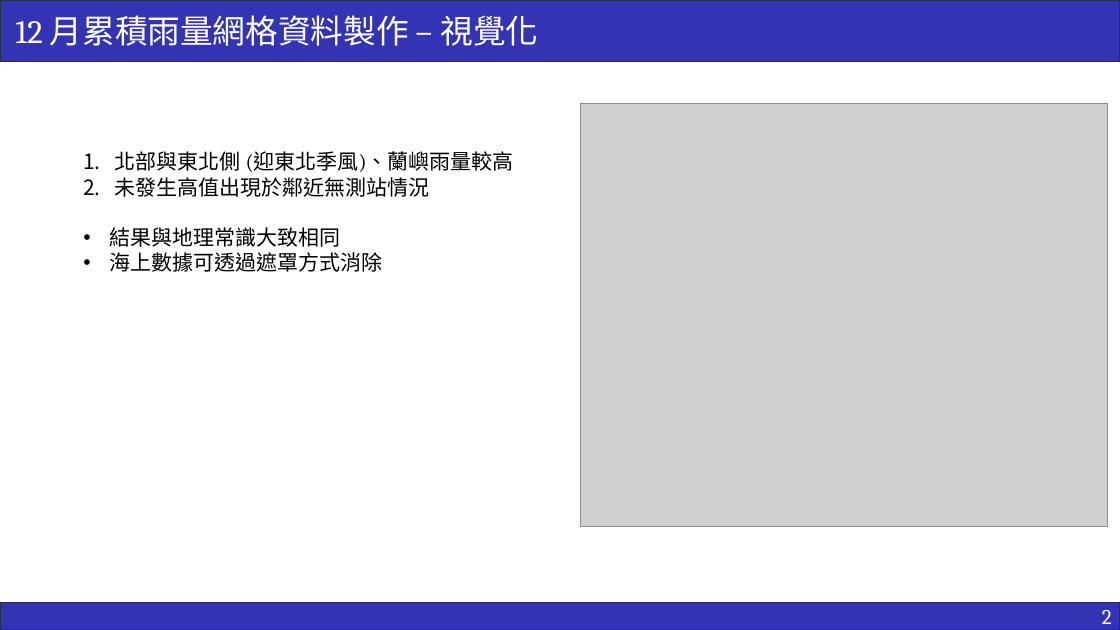
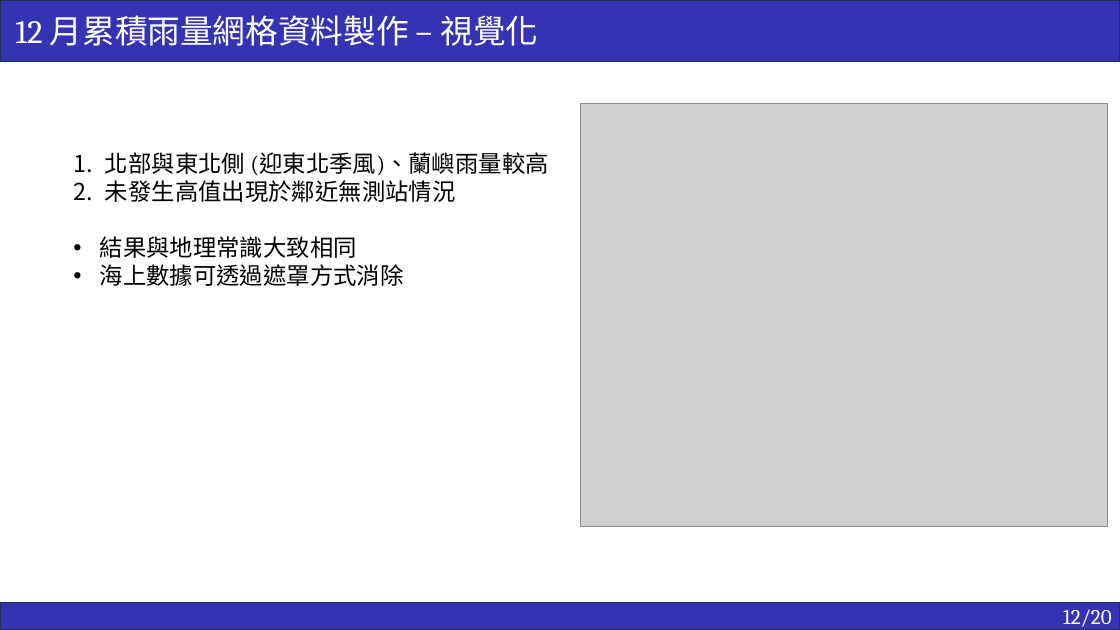
Before and after one commit to ricki0313/rainfall_practice, a slide deck: slide 13 of report/rainfall_report.pptx. Drawn at 1120x630 pixels with LibreOffice and Linux fonts; fonts in the diff are those of the drawing; grey boxes stand for pictures. Boxes give left, top, right and bottom in pixels: in the first picture for what was removed or moved away, otherwise in the second. Text is boxed around its words. In the diff, an @@ line names an element or a change of style, - is before the commit and + after.

```diff
--- a/report/rainfall_report.pptx
+++ b/report/rainfall_report.pptx
@@ text "北部與東北側 (迎東北季風)、蘭嶼雨量較高": place and size @@
-text "北部與東北側 (迎東北季風)、蘭嶼雨量較高" at bbox=[110, 151, 514, 272]
+text "北部與東北側 (迎東北季風)、蘭嶼雨量較高" at bbox=[100, 152, 548, 286]
@@ text "北部與東北側 (迎東北季風)、蘭嶼雨量較高" at bbox=[100, 152, 548, 286]: size 18 to 20 pt @@
@@ text in rectangle at bbox=[1063, 609, 1112, 630]: text changed @@
-2
+12/20
```
Also in this commit, not shown: 15 other slides changed, 5 slides added, 1 slide removed, 4 other files.
